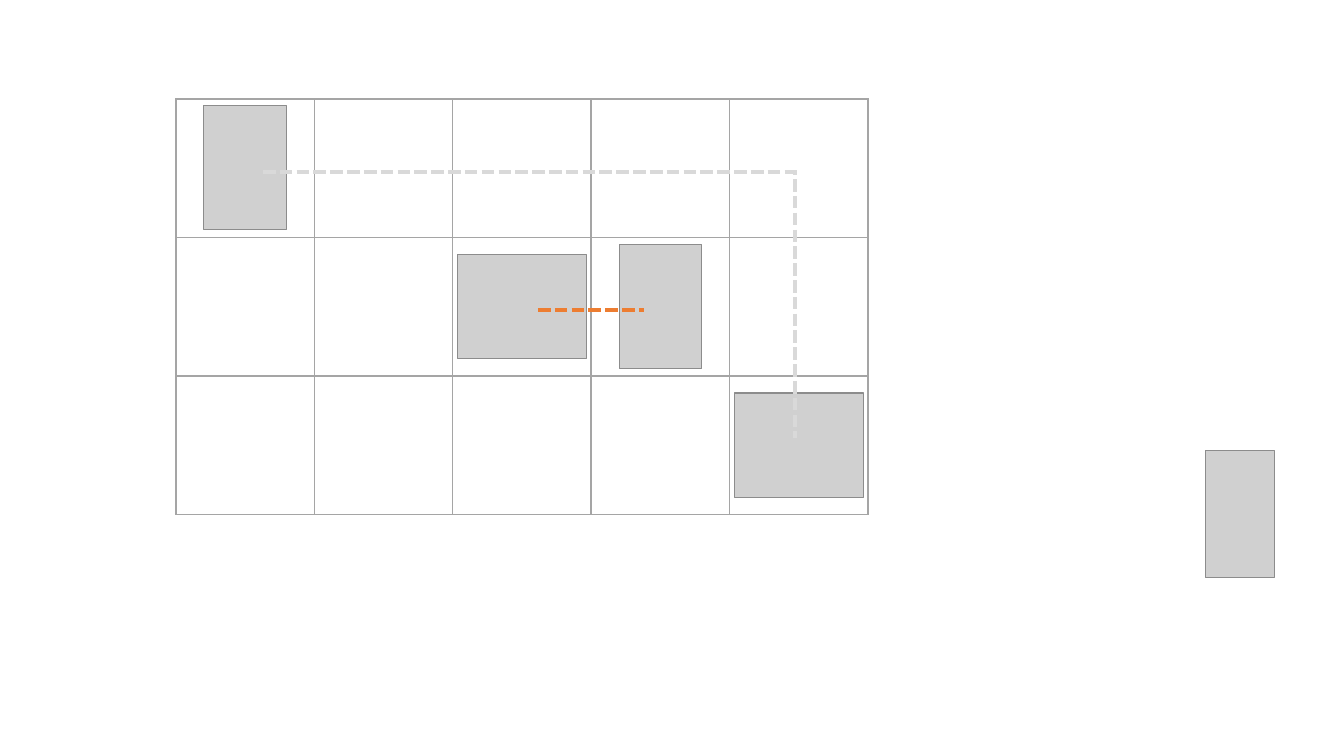
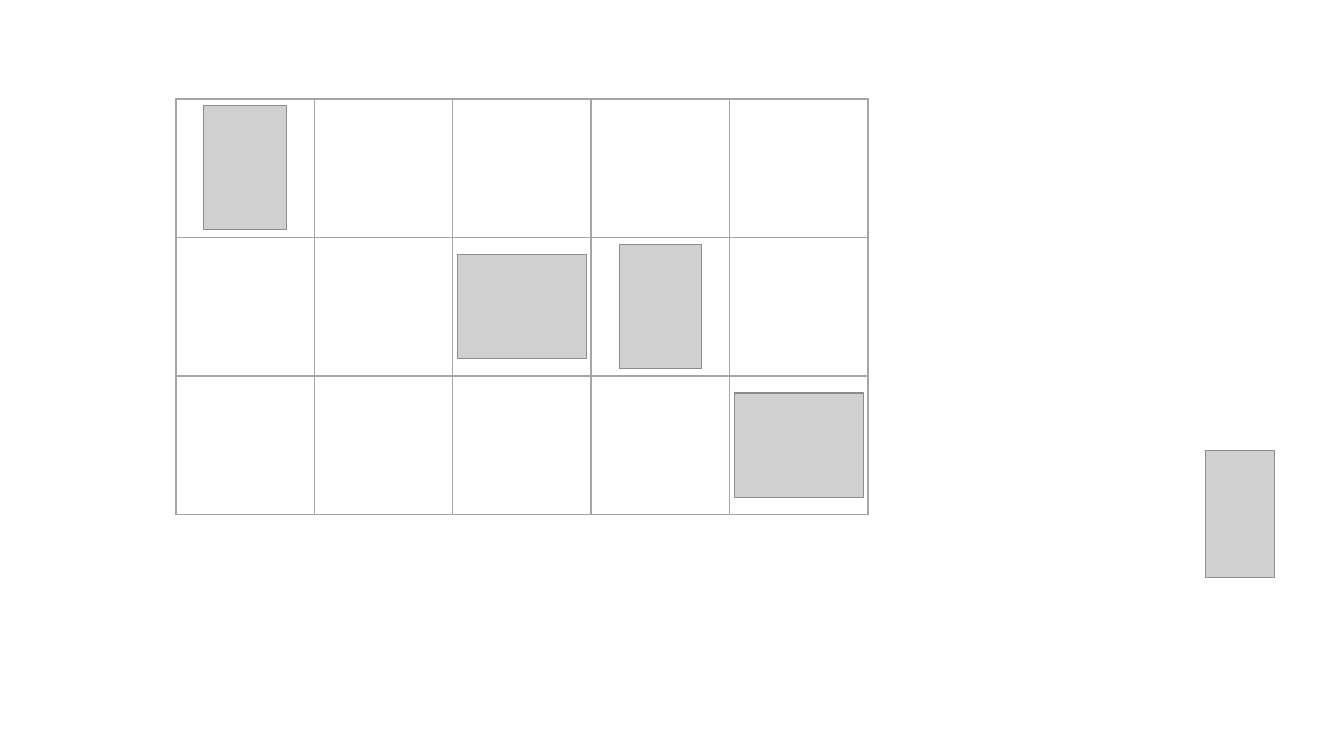
Before and after one commit to xz3030/xz3030.github.io, a slide deck: slide 3 of source/raw_images/distribute1.pptx. Drawn at 1344x756 pixels with LibreOffice and Linux fonts; fonts in the diff are those of the drawing; grey boxes stand for pictures. Boxes give left, top, right and bottom in pixels: in the first picture for what was removed or moved away, otherwise in the second. Text is boxed around its words. In the diff, an @@ line names an element or a change of style, - is before the commit and + after.

```diff
--- a/source/raw_images/distribute1.pptx
+++ b/source/raw_images/distribute1.pptx
@@ elbow line removed from (263, 172) to (795, 439) @@
@@ line removed from (538, 311) to (644, 311) @@
```
Also in this commit, not shown: 4 slides added, 3 slides removed, 23 other files.
